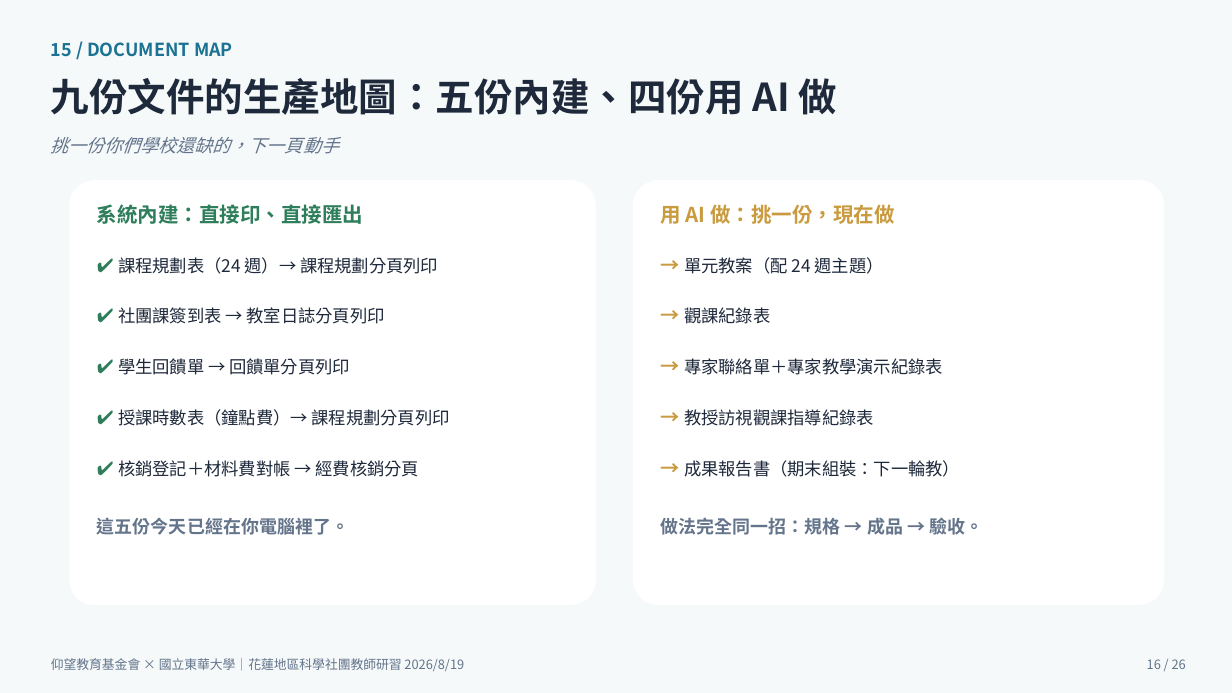
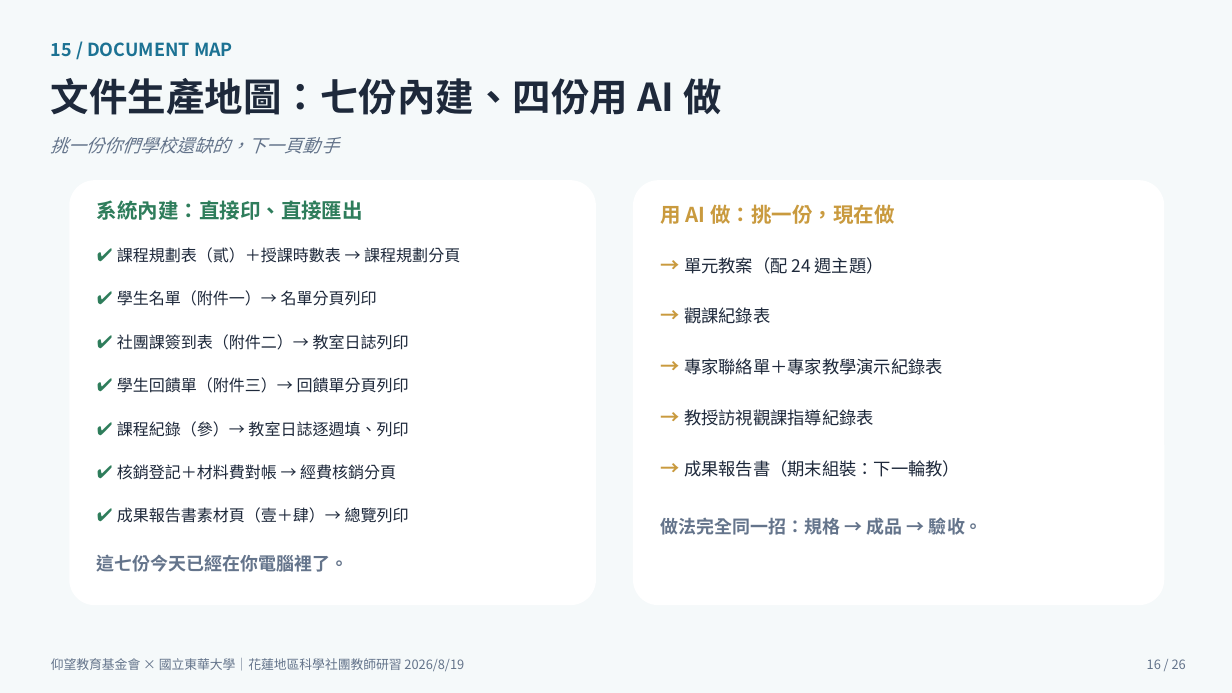
Before and after one commit to cwstedctw/sci-club-toolkit, a slide deck: slide 16 of part2-豐兆/20260819仰望研習主講_從零打造社團管理系統_游豐兆.pptx. Drawn at 1232x693 pixels with LibreOffice and Linux fonts; fonts in the diff are those of the drawing. Boxes give left, top, right and bottom in pixels: in the first picture for what was removed or moved away, otherwise in the second. Text is boxed around its words. In the diff, an @@ line names an element or a change of style, - is before the commit and + after.

```diff
--- a/part2-豐兆/20260819仰望研習主講_從零打造社團管理系統_游豐兆.pptx
+++ b/part2-豐兆/20260819仰望研習主講_從零打造社團管理系統_游豐兆.pptx
@@ text at box(51, 78, 721, 115): text changed @@
-九份文件的生產地圖：五份內建、四份用 AI 做
+文件生產地圖：七份內建、四份用 AI 做
@@ text "系統內建：直接印、直接匯出": place and size @@
-text "系統內建：直接印、直接匯出" at box(97, 204, 363, 224)
+text "系統內建：直接印、直接匯出" at box(97, 200, 363, 220)
@@ text at box(117, 247, 460, 263): text changed; size 13.5 to 12.5 pt @@
-✔ 課程規劃表（24 週）→ 課程規劃分頁列印
+✔ 課程規劃表（貳）＋授課時數表 → 課程規劃分頁
@@ text added at box(117, 290, 377, 306), 12.5 pt, text #1E293B @@
+✔ 學生名單（附件一）→ 名單分頁列印
@@ text at box(117, 334, 409, 350): text changed; size 13.5 to 12.5 pt @@
-✔ 社團課簽到表 → 教室日誌分頁列印
+✔ 社團課簽到表（附件二）→ 教室日誌列印
@@ text at box(117, 377, 409, 393): text changed; size 13.5 to 12.5 pt @@
-✔ 學生回饋單 → 回饋單分頁列印
+✔ 學生回饋單（附件三）→ 回饋單分頁列印
@@ text at box(117, 421, 408, 437): text changed; size 13.5 to 12.5 pt @@
-✔ 授課時數表（鐘點費）→ 課程規劃分頁列印
+✔ 課程紀錄（參）→ 教室日誌逐週填、列印
@@ text "✔ 核銷登記＋材料費對帳 → 經費核銷分頁" at box(117, 464, 396, 480): size 15 to 14 pt in "✔"; size 13.5 to 12.5 pt @@
@@ text added at box(117, 507, 409, 523), 12.5 pt, text #1E293B @@
+✔ 成果報告書素材頁（壹＋肆）→ 總覽列印
@@ text at box(97, 554, 349, 572): text changed @@
-這五份今天已經在你電腦裡了。
+這七份今天已經在你電腦裡了。
```
Also in this commit, not shown: 6 other slides changed, 2 other files.
